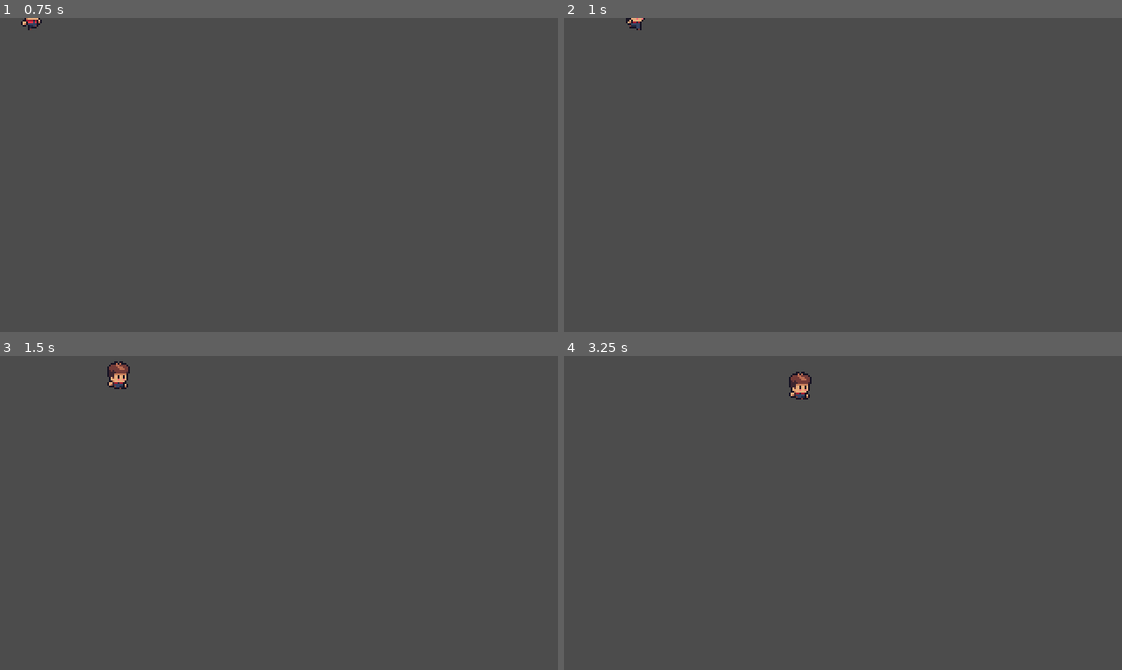
Above: before the commit, frames 1-4 (two rows, left to right).
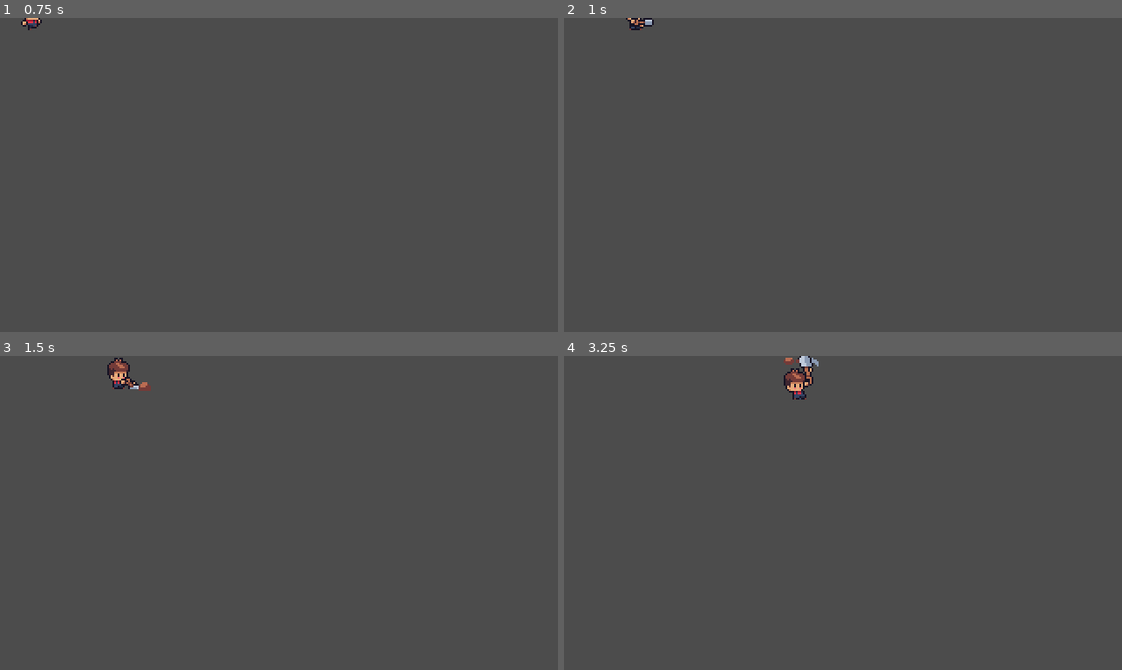
Above: after the commit, the same moments.

Repository: Bandeiraa/Farm-World
Game: Godot game, scene res://scenes/character/character_base.tscn
The game is run twice, just before and just after one commit, with the same random seed, the same clock (stepped at 60 frames per second) and the same inputs. The project has no main scene, so this scene is started directly.
Inputs:
- Up to frame 1 (0.75 s): tap Enter at 0.5 s; hold Right (ui_right) from 0.53 s (still down); hold Shift (sprint) from 0.53 s (still down)
- Up to frame 2 (1 s): keep holding Right (ui_right); keep holding Shift (sprint); tap Q (dig, bound only after the commit) at 0.8 s
- Up to frame 3 (1.5 s): release Right (ui_right) at 1.28 s; release Shift (sprint) at 1.28 s; hold Down (ui_down) from 1.28 s (still down); tap Q (dig, bound only after the commit) at 1.35 s
- Up to frame 4 (3.25 s): tap Shift (sprint) at 1.55, 3.05 s; release Down (ui_down) at 2.03 s; hold Right (ui_right) 2.03-2.78 s; hold Shift (sprint) 2.03-2.78 s; tap Q (dig, bound only after the commit) at 2.3, 2.85 s; hold Up (ui_up) from 2.78 s (still down)

Frame 1 is identical in both runs. In frame 2, 0.1% of the frame differs, in the area x 11-17%, y 0-4%; in frame 3, 0.3%; in frame 4, 0.5%, in the area x 39-46%, y 0-14%.

Commit message:
Adding dig animation and state

Diff:
--- a/project.godot
+++ b/project.godot
@@ -73,6 +73,11 @@
 "events": [ Object(InputEventKey,"resource_local_to_scene":false,"resource_name":"","device":0,"alt":false,"shift":false,"control":false,"meta":false,"command":false,"pressed":false,"scancode":16777237,"physical_scancode":0,"unicode":0,"echo":false,"script":null)
  ]
 }
+dig={
+"deadzone": 0.5,
+"events": [ Object(InputEventKey,"resource_local_to_scene":false,"resource_name":"","device":0,"alt":false,"shift":false,"control":false,"meta":false,"command":false,"pressed":false,"scancode":81,"physical_scancode":0,"unicode":0,"echo":false,"script":null)
+ ]
+}
 
 [physics]
 
--- a/scenes/character/character_base.tscn
+++ b/scenes/character/character_base.tscn
@@ -88,6 +88,94 @@
 "transitions": PoolRealArray( 1 ),
 "update": 0,
 "values": [ 9 ]
+}
+
+[sub_resource type="Animation" id=5]
+resource_name = "dig"
+length = 1.3
+tracks/0/type = "value"
+tracks/0/path = NodePath("Body/Base:frame")
+tracks/0/interp = 1
+tracks/0/loop_wrap = true
+tracks/0/imported = false
+tracks/0/enabled = true
+tracks/0/keys = {
+"times": PoolRealArray( 0, 0.1, 0.2, 0.3, 0.4, 0.5, 0.6, 0.7, 0.8, 0.9, 1, 1.1, 1.2 ),
+"transitions": PoolRealArray( 1, 1, 1, 1, 1, 1, 1, 1, 1, 1, 1, 1, 1 ),
+"update": 1,
+"values": [ 0, 1, 2, 3, 4, 5, 6, 7, 8, 9, 10, 11, 12 ]
+}
+tracks/1/type = "value"
+tracks/1/path = NodePath("Body/Tool:frame")
+tracks/1/interp = 1
+tracks/1/loop_wrap = true
+tracks/1/imported = false
+tracks/1/enabled = true
+tracks/1/keys = {
+"times": PoolRealArray( 0, 0.1, 0.2, 0.3, 0.4, 0.5, 0.6, 0.7, 0.8, 0.9, 1, 1.1, 1.2 ),
+"transitions": PoolRealArray( 1, 1, 1, 1, 1, 1, 1, 1, 1, 1, 1, 1, 1 ),
+"update": 1,
+"values": [ 0, 1, 2, 3, 4, 5, 6, 7, 8, 9, 10, 11, 12 ]
+}
+tracks/2/type = "value"
+tracks/2/path = NodePath("Body/Hair:frame")
+tracks/2/interp = 1
+tracks/2/loop_wrap = true
+tracks/2/imported = false
+tracks/2/enabled = true
+tracks/2/keys = {
+"times": PoolRealArray( 0, 0.1, 0.2, 0.3, 0.4, 0.5, 0.6, 0.7, 0.8, 0.9, 1, 1.1, 1.2 ),
+"transitions": PoolRealArray( 1, 1, 1, 1, 1, 1, 1, 1, 1, 1, 1, 1, 1 ),
+"update": 1,
+"values": [ 0, 1, 2, 3, 4, 5, 6, 7, 8, 9, 10, 11, 12 ]
+}
+tracks/3/type = "value"
+tracks/3/path = NodePath("Animation:playback_speed")
+tracks/3/interp = 1
+tracks/3/loop_wrap = true
+tracks/3/imported = false
+tracks/3/enabled = true
+tracks/3/keys = {
+"times": PoolRealArray( 0 ),
+"transitions": PoolRealArray( 1 ),
+"update": 0,
+"values": [ 1.0 ]
+}
+tracks/4/type = "value"
+tracks/4/path = NodePath("Body/Base:hframes")
+tracks/4/interp = 1
+tracks/4/loop_wrap = true
+tracks/4/imported = false
+tracks/4/enabled = true
+tracks/4/keys = {
+"times": PoolRealArray( 0 ),
+"transitions": PoolRealArray( 1 ),
+"update": 1,
+"values": [ 13 ]
+}
+tracks/5/type = "value"
+tracks/5/path = NodePath("Body/Tool:hframes")
+tracks/5/interp = 1
+tracks/5/loop_wrap = true
+tracks/5/imported = false
+tracks/5/enabled = true
+tracks/5/keys = {
+"times": PoolRealArray( 0 ),
+"transitions": PoolRealArray( 1 ),
+"update": 1,
+"values": [ 13 ]
+}
+tracks/6/type = "value"
+tracks/6/path = NodePath("Body/Hair:hframes")
+tracks/6/interp = 1
+tracks/6/loop_wrap = true
+tracks/6/imported = false
+tracks/6/enabled = true
+tracks/6/keys = {
+"times": PoolRealArray( 0 ),
+"transitions": PoolRealArray( 1 ),
+"update": 1,
+"values": [ 13 ]
 }
 
 [sub_resource type="Animation" id=2]
@@ -378,6 +466,9 @@
 [node name="Animation" type="AnimationPlayer" parent="."]
 playback_speed = 2.0
 anims/RESET = SubResource( 1 )
+anims/dig = SubResource( 5 )
 anims/idle = SubResource( 2 )
 anims/run = SubResource( 4 )
 anims/walk = SubResource( 3 )
+
+[connection signal="animation_finished" from="Animation" to="Body" method="on_animation_finished"]
--- a/scripts/character/character_base.gd
+++ b/scripts/character/character_base.gd
@@ -4,12 +4,15 @@
 onready var body: Node2D = get_node("Body")
 
 var velocity: Vector2
-var is_sprint: bool = false
+
+var is_digging: bool = false
+var is_sprinting: bool = false
 
 export(int) var speed
 
 func _physics_process(_delta: float) -> void:
 	move()
+	action()
 	body.animate()
 
 
@@ -25,8 +28,13 @@
 
 func sprint() -> float:
 	if Input.is_action_pressed("sprint"):
-		is_sprint = true
+		is_sprinting = true
 		return 1.5
 
-	is_sprint = false
+	is_sprinting = false
 	return 1.0
+
+
+func action() -> void:
+	if Input.is_action_just_pressed("dig") and not is_digging:
+		is_digging = true
--- a/scripts/character/character_body.gd
+++ b/scripts/character/character_body.gd
@@ -19,6 +19,12 @@
 		"",
 		"",
 		""
+	],
+
+	"dig": [
+		"",
+		"",
+		""
 	]
 }
 
@@ -37,7 +43,10 @@
 
 func animate() -> void:
 	verify_direction()
-	move_behavior()
+	if character.is_digging:
+		action_behavior()
+	else:
+		move_behavior()
 
 
 func verify_direction() -> void:
@@ -47,8 +56,13 @@
 		change_direction(true)
 
 
+func action_behavior() -> void:
+	if character.is_digging:
+		change_sprite("dig")
+
+
 func move_behavior() -> void:
-	if character.is_sprint and character.velocity != Vector2.ZERO:
+	if character.is_sprinting and character.velocity != Vector2.ZERO:
 		change_sprite("run")
 	elif character.velocity != Vector2.ZERO:
 		change_sprite("walk")
@@ -66,3 +80,9 @@
 func change_direction(is_flipped: bool) -> void:
 	for children in get_children():
 		children.flip_h = is_flipped
+
+
+func on_animation_finished(anim_name: String) -> void:
+	match anim_name:
+		"dig":
+			character.is_digging = false
--- a/scripts/management/global_data.gd
+++ b/scripts/management/global_data.gd
@@ -17,5 +17,11 @@
 		"res://assets/character/run/base.png",
 		"res://assets/character/run/tool.png",
 		"res://assets/character/run/hair/bowl.png"
+	],
+
+	"dig": [
+		"res://assets/character/dig/base.png",
+		"res://assets/character/dig/tool.png",
+		"res://assets/character/dig/hair/bowl.png"
 	]
 }
Binary file added: assets/character/dig/base.png
Not shown, added: assets/character/dig/base.png.import
Binary file added: assets/character/dig/hair/bowl.png
Not shown, added: assets/character/dig/hair/bowl.png.import
Binary file added: assets/character/dig/hair/curly.png
Not shown, added: assets/character/dig/hair/curly.png.import
Binary file added: assets/character/dig/hair/long.png
Not shown, added: assets/character/dig/hair/long.png.import
Binary file added: assets/character/dig/hair/mop.png
Not shown, added: assets/character/dig/hair/mop.png.import
Binary file added: assets/character/dig/hair/short.png
Not shown, added: assets/character/dig/hair/short.png.import
(and 5 more such lines)
